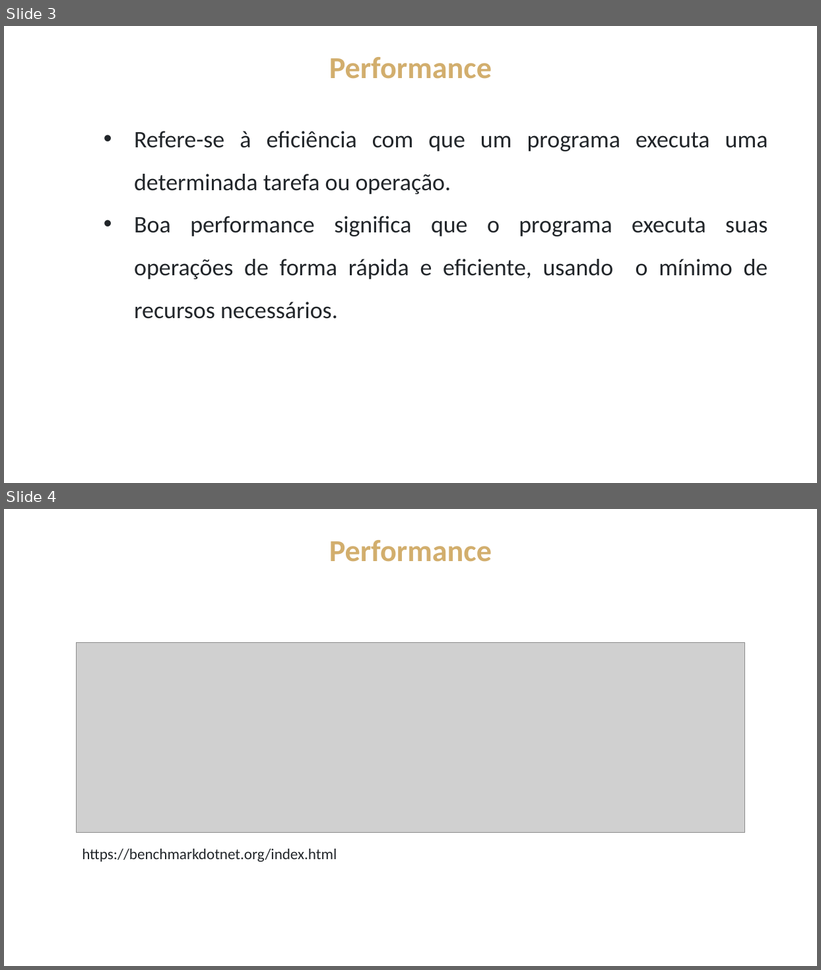
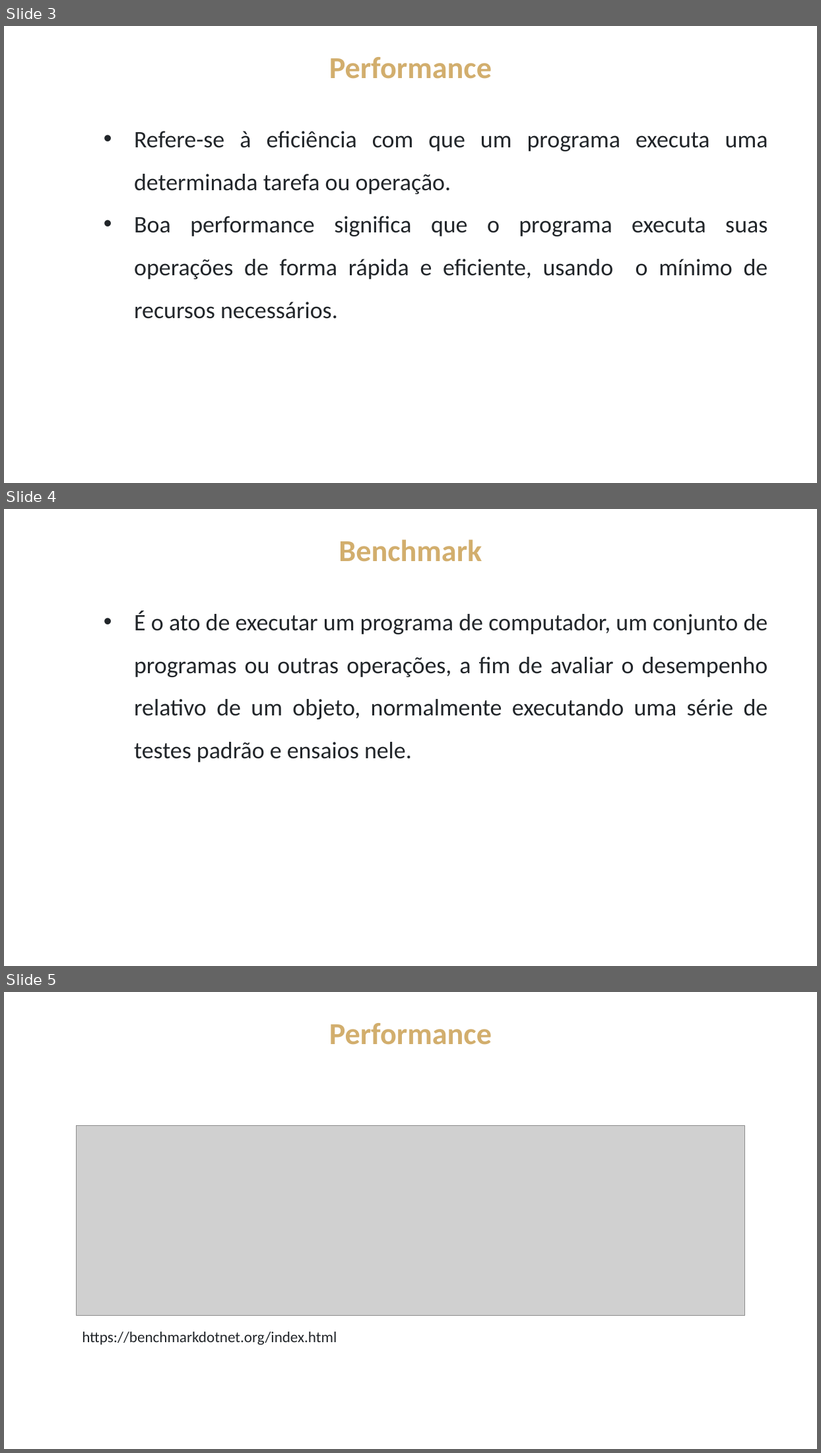
Before and after one commit to MicaelCosta/Performance, a slide deck: template_apresentacao_autoware.pptx. Shown one above the other, each under a label of ours: slides 3 and 4 before the commit, slides 3, 4 and 5 after it. The pictures are 821x970 and 821x1453 pixels, drawn with LibreOffice and Linux fonts; fonts in the diff are those of the drawing; grey boxes stand for pictures; background and template pictures are left out. Boxes give left, top, right and bottom in pixels: in the first picture for what was removed or moved away, otherwise in the second. Text is boxed around its words. In the diff, an @@ line names an element or a change of style, - is before the commit and + after.

Commit message:
feat: update powerpoint

```diff
--- a/template_apresentacao_autoware.pptx
+++ b/template_apresentacao_autoware.pptx
@@ slide 4 added at (x1=4, y1=509, x2=817, y2=966), background picture (left out) @@
@@ text added at (x1=339, y1=539, x2=482, y2=562), 36 pt, text #D2AE6D, bold @@
+Benchmark
@@ text added at (x1=134, y1=611, x2=768, y2=762), 28 pt, text #212529 @@
+• É o ato de executar um programa de computador, um conjunto de programas ou outras operações, a fim de avaliar o desempenho relativo de um objeto, normalmente executando uma série de testes padrão e ensaios nele.
@@ what was slide 4 is now slide 5 @@
```
